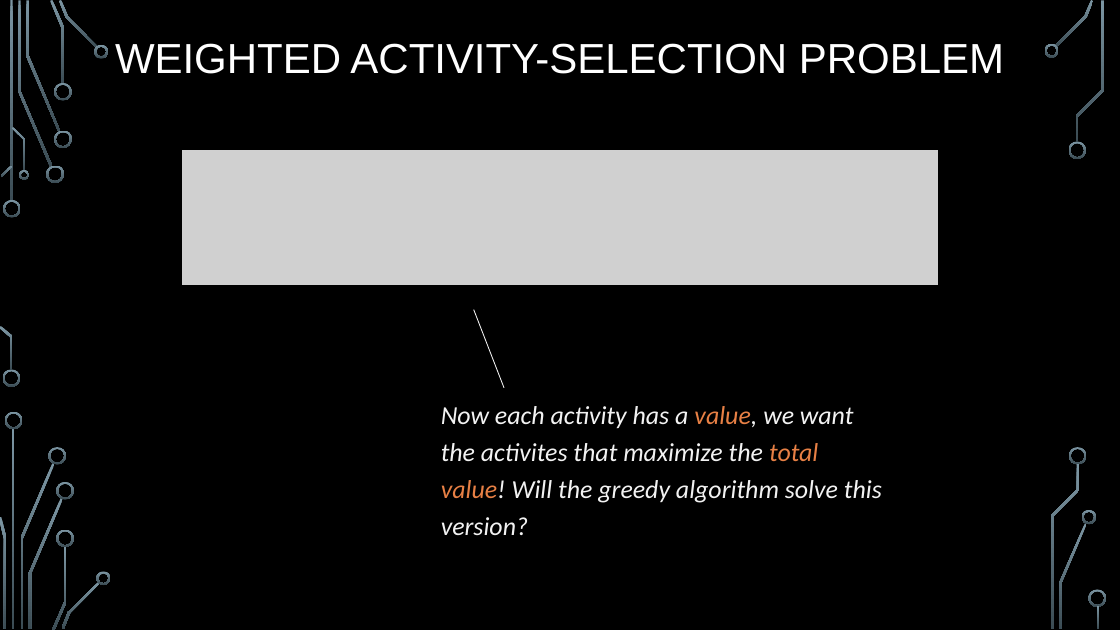
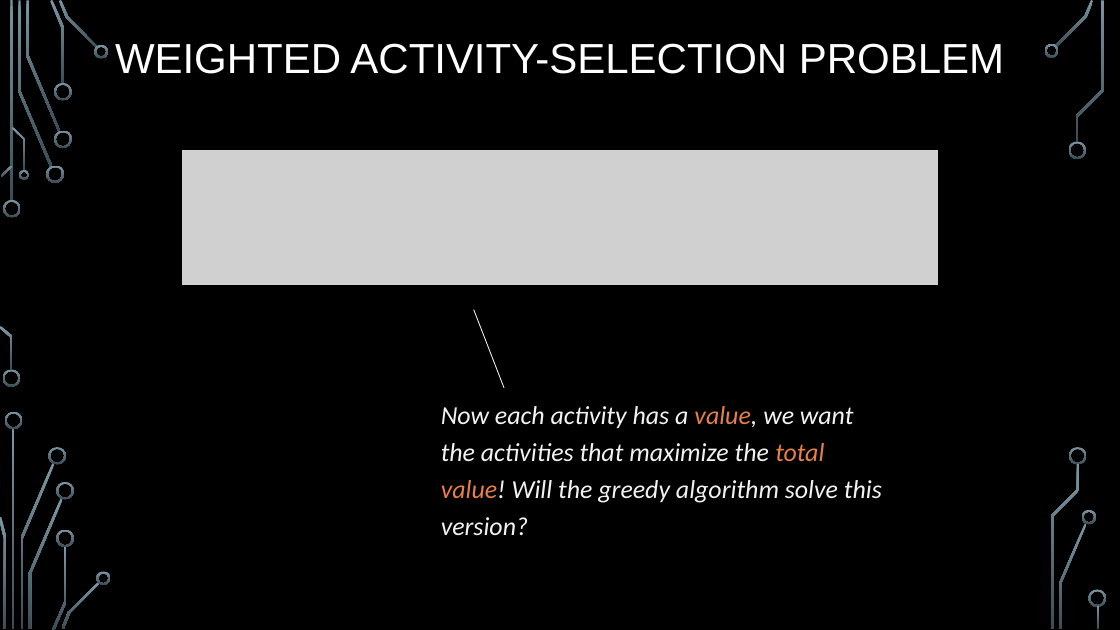
Before and after one commit to markfloryan/dsa2, a slide deck: slide 5 of slides/05-2-ActivitySelection.pptx. Drawn at 1120x630 pixels with LibreOffice and Linux fonts; fonts in the diff are those of the drawing; grey boxes stand for pictures; background and template pictures are left out. Boxes give left, top, right and bottom in pixels: in the first picture for what was removed or moved away, otherwise in the second. Text is boxed around its words. In the diff, an @@ line names an element or a change of style, - is before the commit and + after.

```diff
--- a/slides/05-2-ActivitySelection.pptx
+++ b/slides/05-2-ActivitySelection.pptx
@@ text at (441, 406, 882, 535): text changed @@
-Now each activity has a value, we want the activites that maximize the total value! Will the greedy algorithm solve this version?
+Now each activity has a value, we want the activities that maximize the total value! Will the greedy algorithm solve this version?
```
Also in this commit, not shown: 1 other slide changed, 4 other files.
